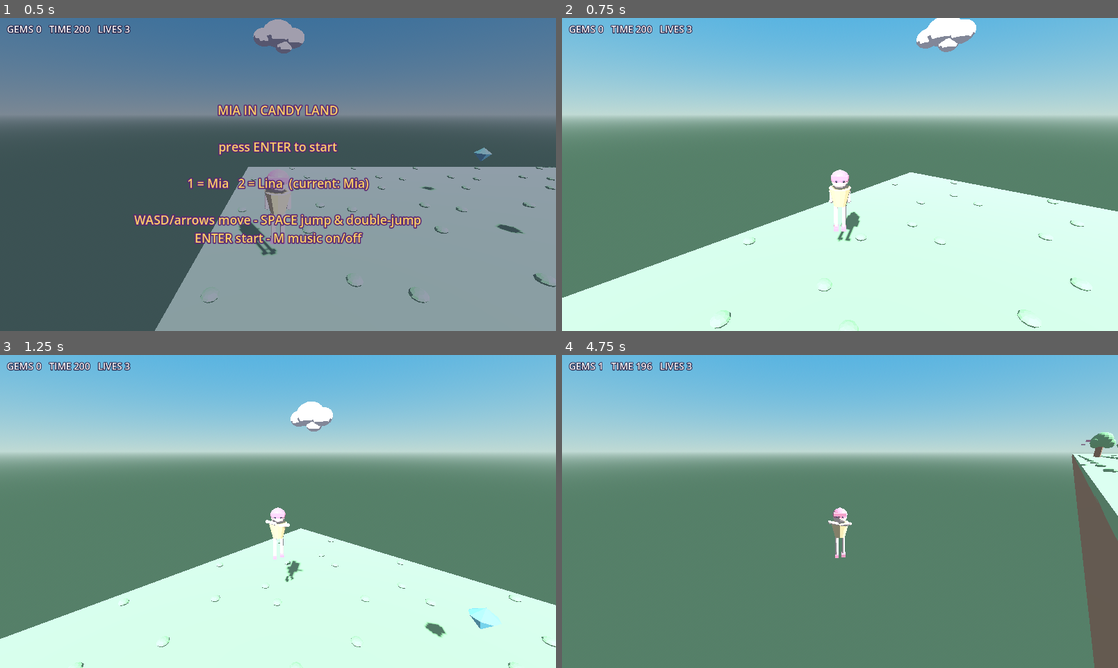
Above: before the commit, frames 1-4 (two rows, left to right).
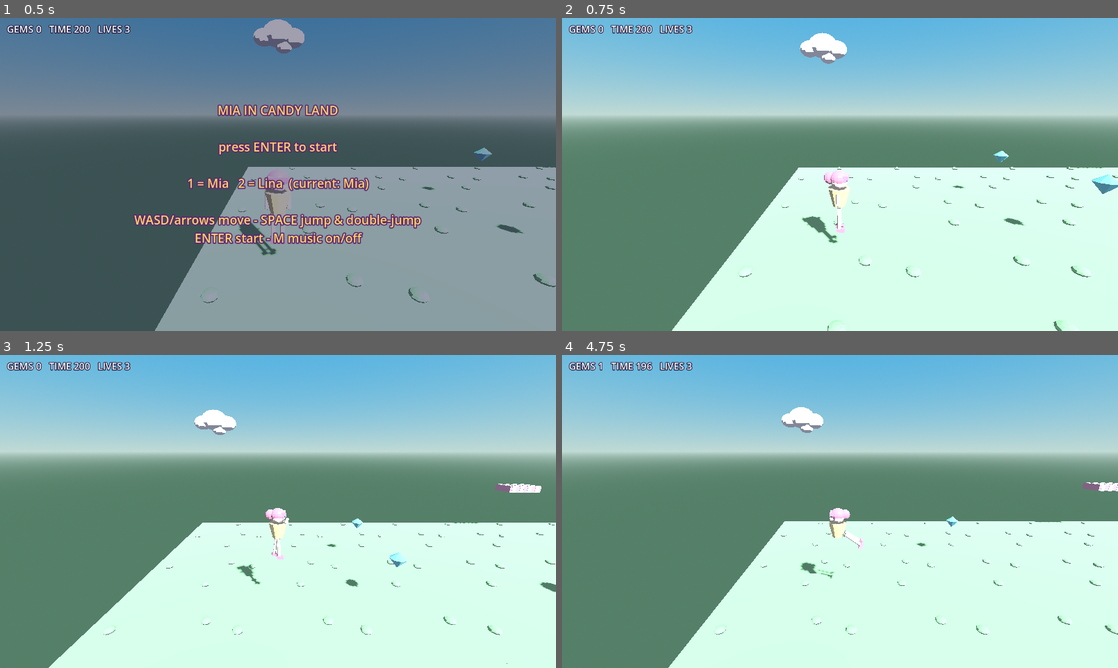
Above: after the commit, the same moments.

Repository: smoki99/great_giana_sisters
Game: Godot game, scene res://scenes/main.tscn
Same seed, same stepped clock (60 frames per second), same inputs: the game is played once before the commit and once after it.
Inputs:
- Up to frame 1 (0.5 s): no input
- Up to frame 2 (0.75 s): tap Enter (start) at 0.5 s; hold Right (move_right) from 0.53 s (still down); hold Enter (start) from 0.53 s (still down)
- Up to frame 3 (1.25 s): keep holding Right (move_right); keep holding Enter (start); tap Space (jump) at 0.77 s
- Up to frame 4 (4.75 s): release Right (move_right) at 1.28 s; release Enter (start) at 1.28 s; hold Down (move_back) 1.28-2.03 s; tap M (toggle_music) at 1.35, 4.35 s; tap Space (jump) at 1.52, 3.02, 3.77, 4.52 s; hold Right (move_right) 2.03-2.78 s; tap 1 at 2.1 s; hold Up (move_forward) 2.78-3.53 s; tap 2 at 2.85 s; hold Enter (start) 3.53-4.28 s; hold Left (move_left) from 3.53 s (still down)

Frame 1 is identical in both runs. In frame 2, 12% of the frame differs, in the area x 0-100%, y 0-100%; in frame 3, 13%; in frame 4, 35%, in the area x 19-100%, y 16-100%.

Commit message:
fix: yaw only the model, never the Player body — boom stays fixed
Rotating Player orbited the child Boom/Camera on every direction change,
so WASD (camera-relative) steered in circles: the reported D-crawl. With a
locked boom, D is due east, A west, W screen-up; controls.md documents it.

Diff:
--- a/game/src/player.gd
+++ b/game/src/player.gd
@@ -134,7 +134,11 @@
 	var hs := Vector2(velocity.x, velocity.z)
 	if hs.length() > 0.2:
 		_heading = lerp_angle(_heading, atan2(hs.x, -hs.y), TURN_SPEED * delta)
-		rotation.y = _heading
+		# yaw the MODEL only: Boom/Camera are children of Player, rotating the body would
+		# orbit the 3/4 camera on every direction change (input stays camera-relative, so a
+		# fixed boom also keeps W/D mapping stable)
+		if _model_anchor:
+			_model_anchor.rotation.y = _heading
 
 	_double_fx = maxf(0.0, _double_fx - delta)
 	if _anim:
Not shown, changed: docs/controls.md
